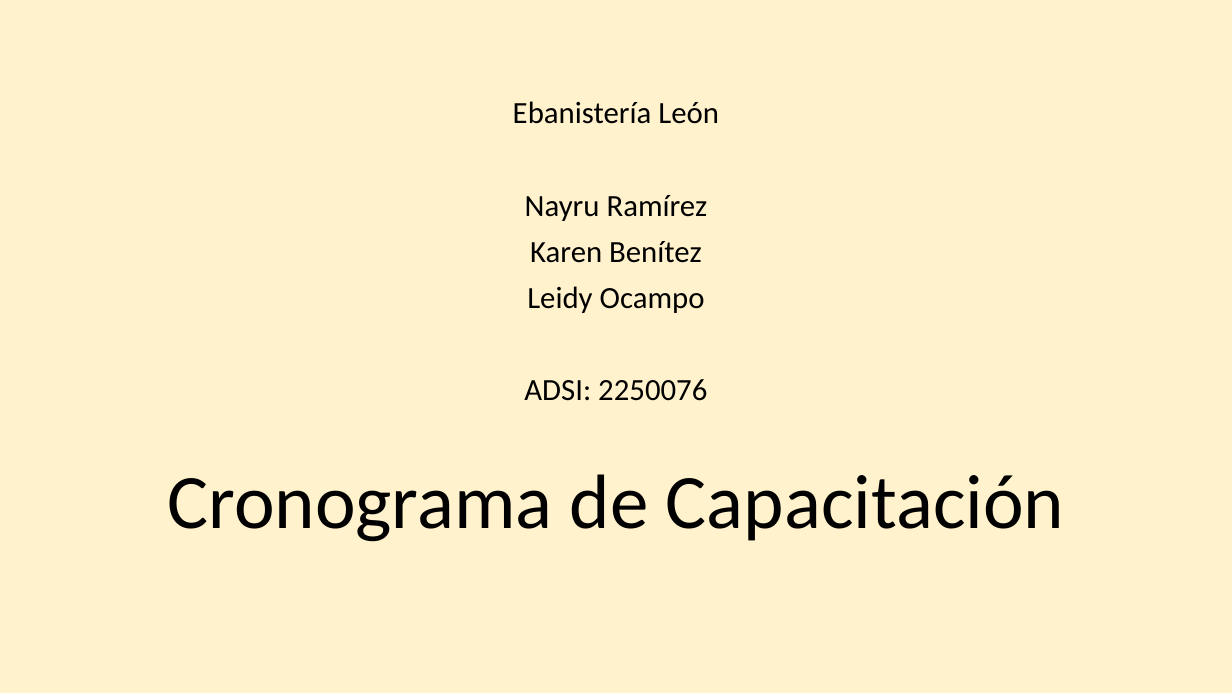
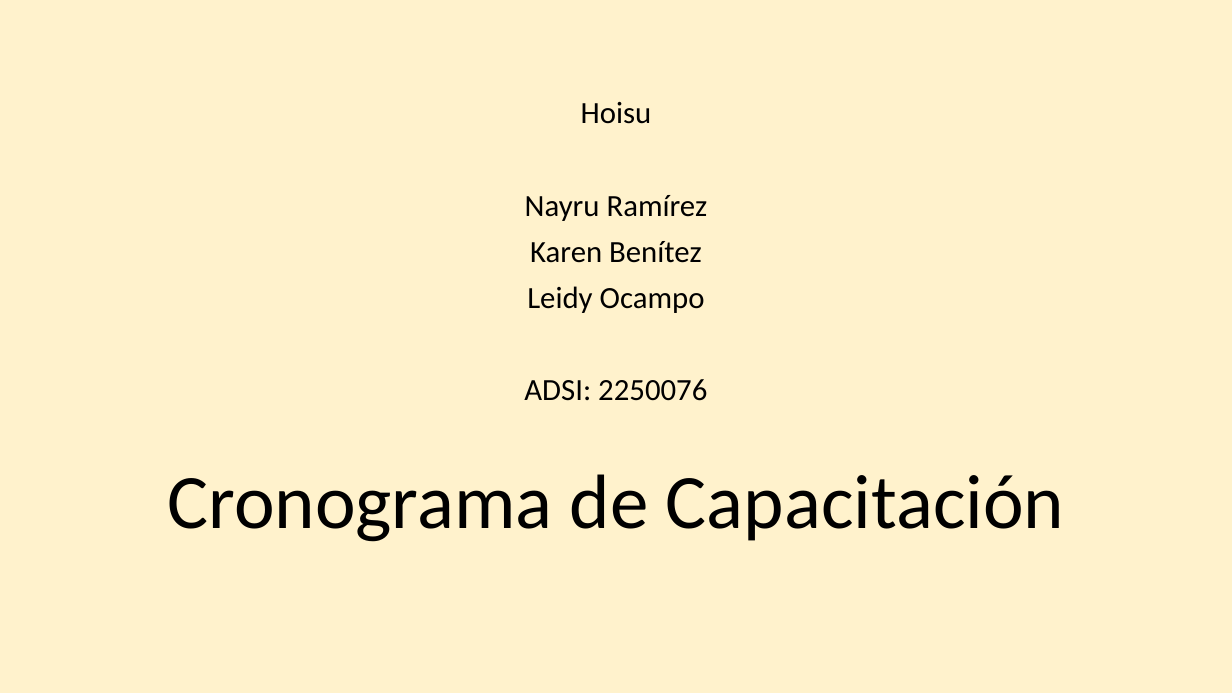
Before and after one commit to SoongCi/hoisu-docs, a slide deck: slide 1 of Capacitacion.pptx. Drawn at 1232x693 pixels with LibreOffice and Linux fonts; fonts in the diff are those of the drawing. Boxes give left, top, right and bottom in pixels: in the first picture for what was removed or moved away, otherwise in the second. Text is boxed around its words. In the diff, an @@ line names an element or a change of style, - is before the commit and + after.

Commit message:
Capacitación

```diff
--- a/Capacitacion.pptx
+++ b/Capacitacion.pptx
@@ subtitle at [581, 102, 652, 124]: text changed @@
-Ebanistería León
+Hoisu
```
